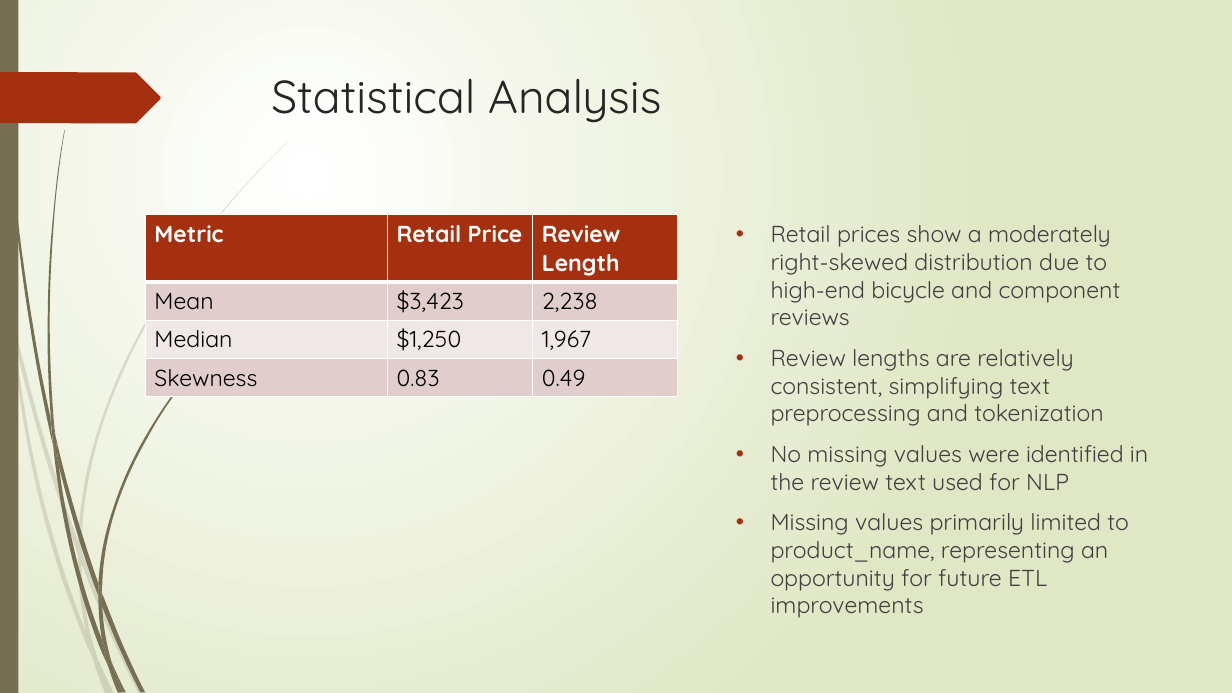
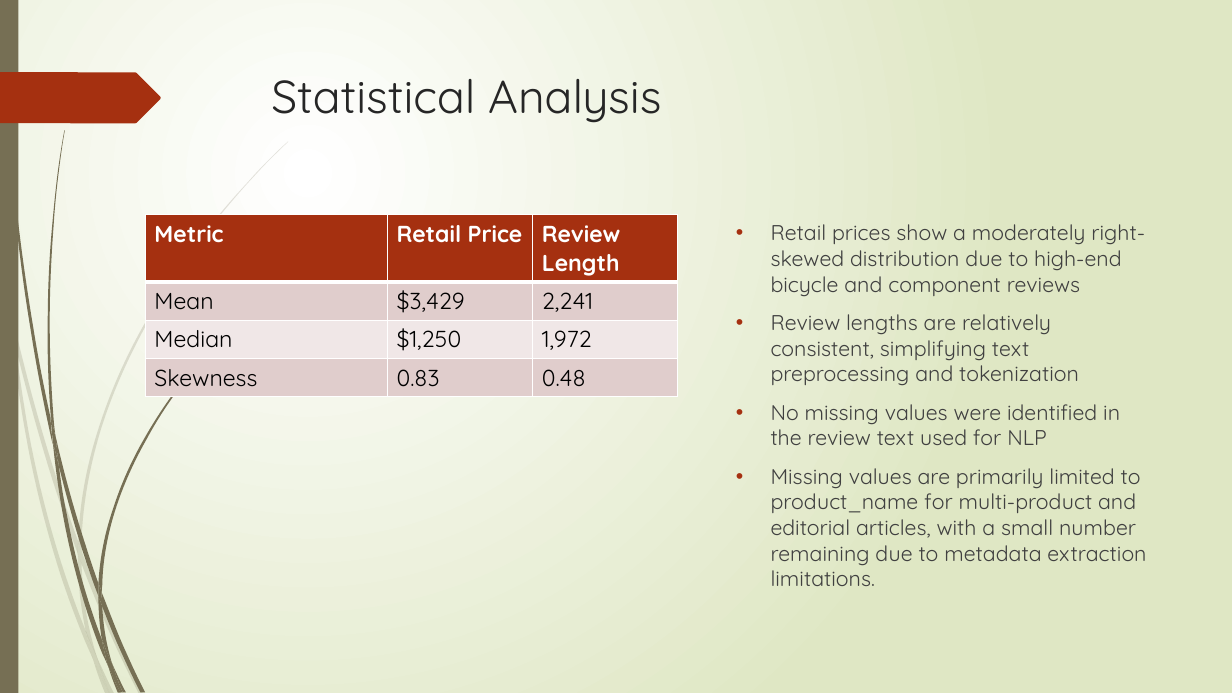
Before and after one commit to Austin-Engstrom/capstone-ds785, a slide deck: slide 3 of project_documents/DS785_Presentation3.pptx. Drawn at 1232x693 pixels with LibreOffice and Linux fonts; fonts in the diff are those of the drawing. Boxes give left, top, right and bottom in pixels: in the first picture for what was removed or moved away, otherwise in the second. Text is boxed around its words. In the diff, an @@ line names an element or a change of style, - is before the commit and + after.

```diff
--- a/project_documents/DS785_Presentation3.pptx
+++ b/project_documents/DS785_Presentation3.pptx
@@ table at [145, 215, 677, 393] @@
-row 2, column 2: $3,423
+row 2, column 2: $3,429
-row 2, column 3: 2,238
+row 2, column 3: 2,241
-row 3, column 3: 1,967
+row 3, column 3: 1,972
-row 4, column 3: 0.49
+row 4, column 3: 0.48
@@ text at [771, 224, 1145, 445]: size 18 to 16.6 pt in "Retail prices show a moderately right-skewed distribution ...", "Review lengths are relatively consistent, simplifying text ...", "No missing values were identified in the ..." @@
@@ text at [771, 468, 1146, 586]: text changed; size 18 to 16.6 pt @@
-• Missing values primarily limited to product_name, representing an opportunity for future ETL improvements
+• Missing values are primarily limited to product_name for multi-product and editorial articles, with a small number remaining due to metadata extraction limitations.
```
Also in this commit, not shown: 4 other slides changed, 15 other files.
